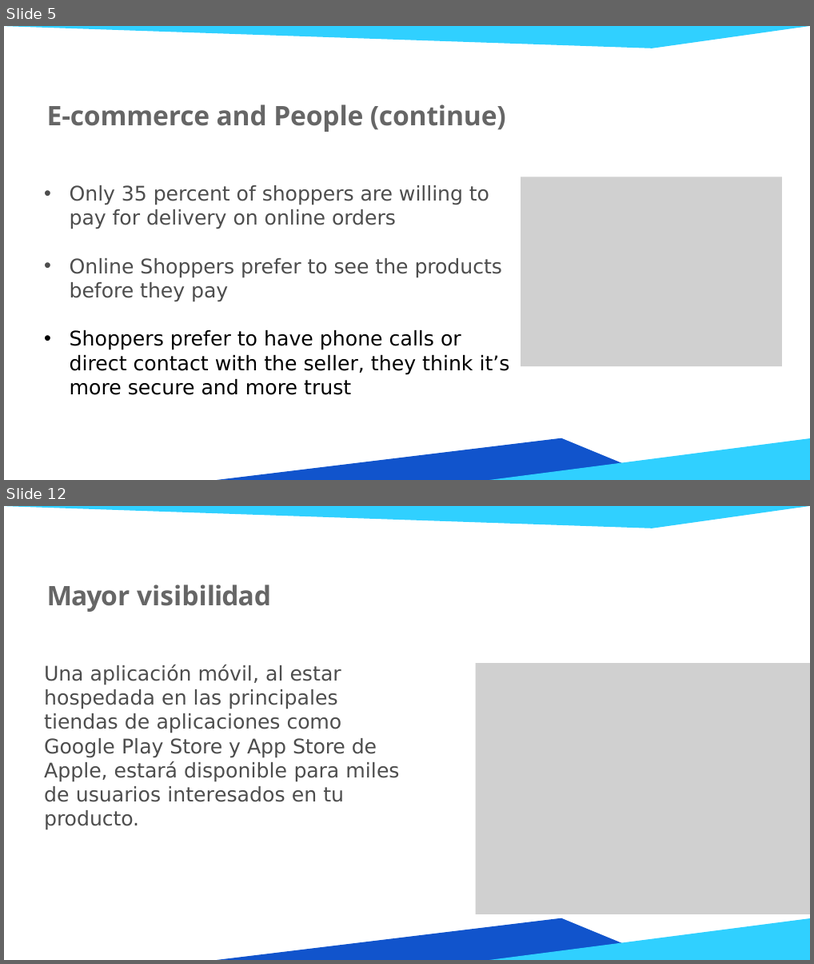
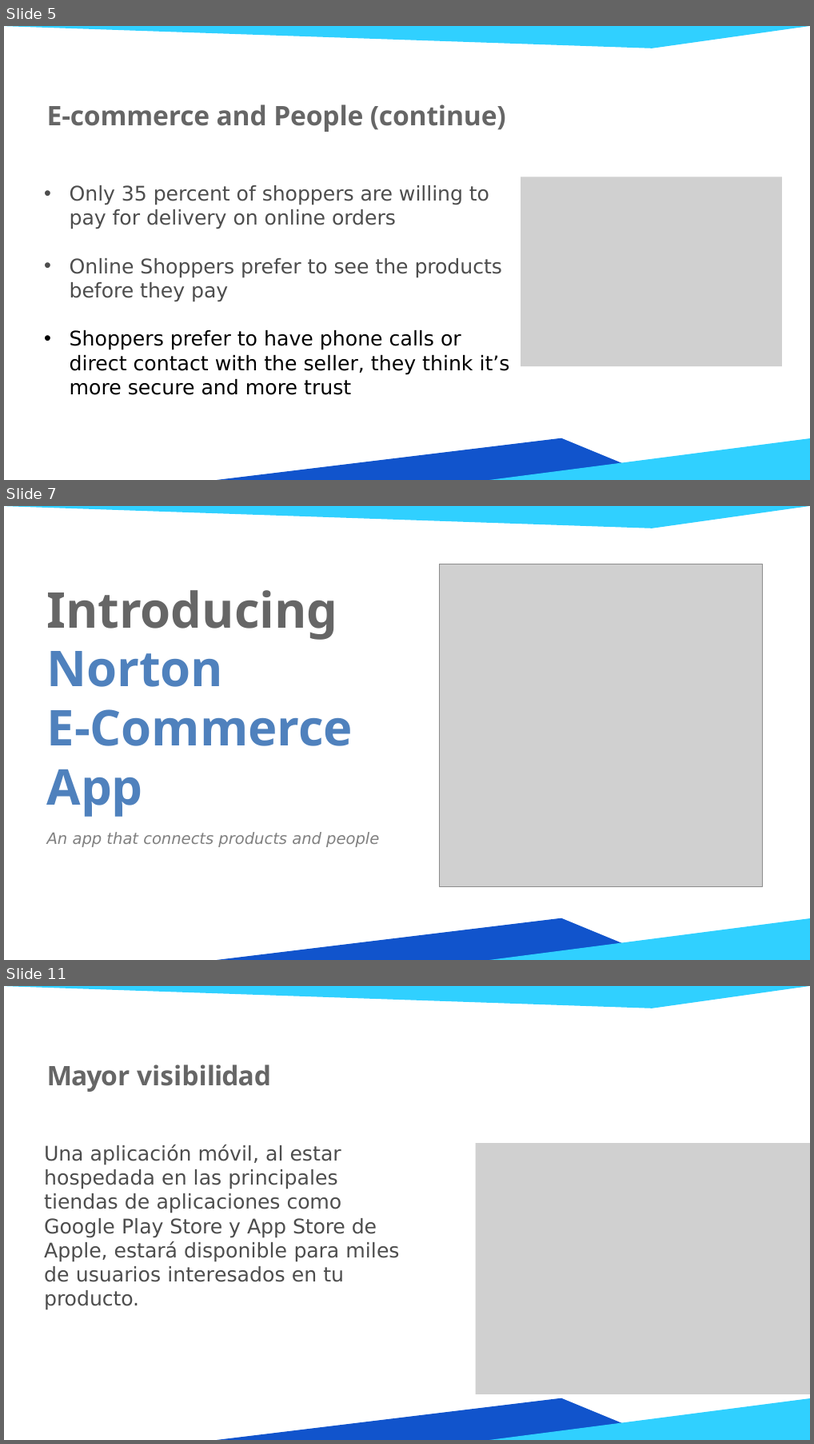
Before and after one commit to HenryHeng91/NU-Fast-Buy-and-Sell-APP, a slide deck: Documentation/NU E-Commerce Slide.pptx. Shown one above the other, each under a label of ours: slides 5 and 12 before the commit, slides 5, 7 and 11 after it; the slides between them are not shown. The pictures are 814x964 and 814x1444 pixels, drawn with LibreOffice and Linux fonts; fonts in the diff are those of the drawing; grey boxes stand for pictures; background and template pictures are left out. Boxes give left, top, right and bottom in pixels: in the first picture for what was removed or moved away, otherwise in the second. Text is boxed around its words. In the diff, an @@ line names an element or a change of style, - is before the commit and + after.

```diff
--- a/Documentation/NU E-Commerce Slide.pptx
+++ b/Documentation/NU E-Commerce Slide.pptx
@@ slide 7 added at (4, 506, 810, 960), background #FFFFFF; not listed: 3 template elements that a slide beside it also shows @@
@@ picture added at (439, 564, 762, 887) @@
@@ title added at (47, 590, 353, 816), 44 pt, text #4F81BD, bold @@
+Introducing
+Norton
+E-Commerce
+App
@@ text added at (47, 832, 379, 847), 14 pt, text #808080, italic @@
+An app that connects products and people
@@ what was slide 12 is now slide 11 @@
```
Also in this commit, not shown: 1 slide changed, 3 other slides added, 5 slides removed, 8 other files.
